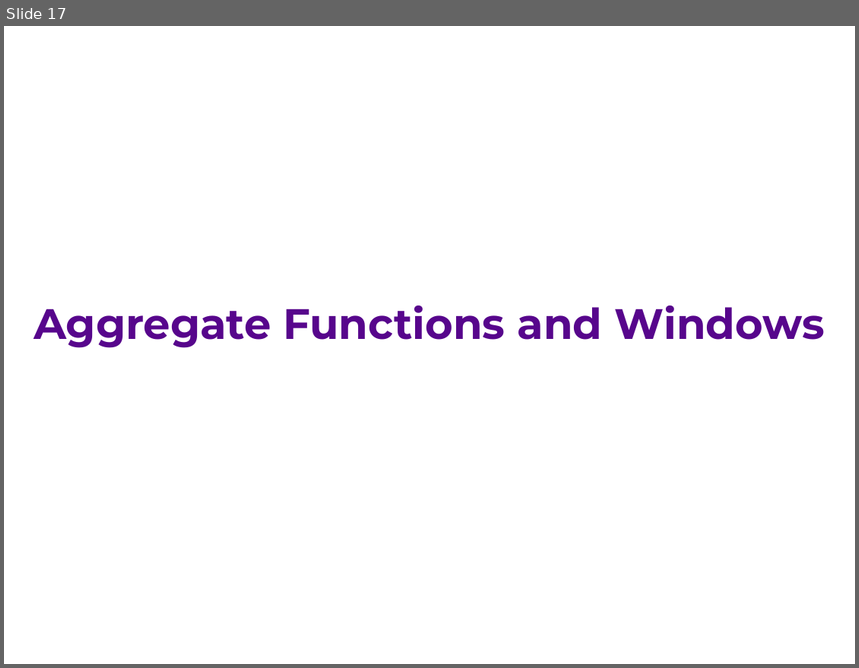
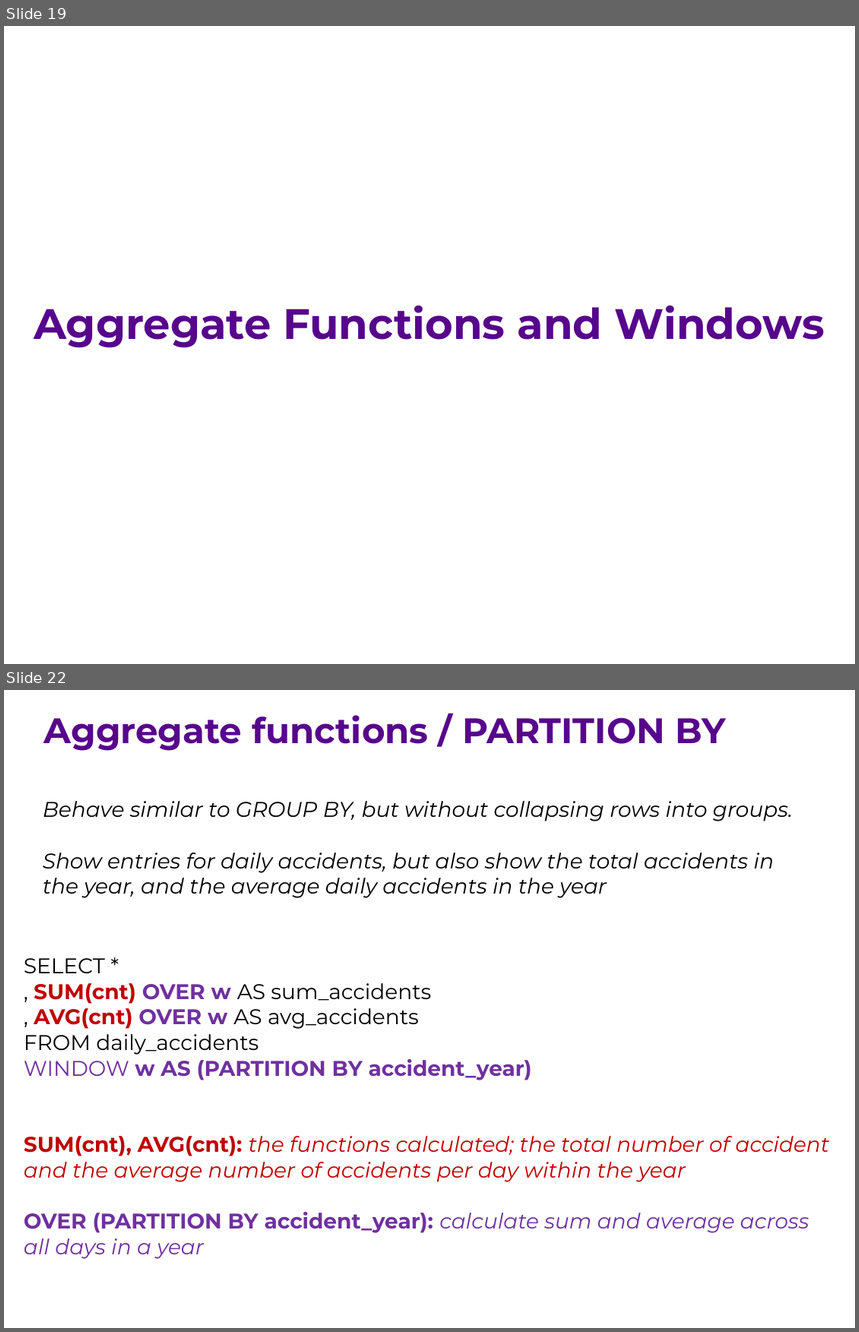
Before and after one commit to ipeirotis/introduction-to-databases, a slide deck: session7/G-Window_queries.pptx. Shown one above the other, each under a label of ours: slide 17 before the commit, slides 19 and 22 after it; the slides between them are not shown. The pictures are 859x668 and 859x1332 pixels, drawn with LibreOffice and Linux fonts; fonts in the diff are those of the drawing. Boxes give left, top, right and bottom in pixels: in the first picture for what was removed or moved away, otherwise in the second. Text is boxed around its words. In the diff, an @@ line names an element or a change of style, - is before the commit and + after.

```diff
--- a/session7/G-Window_queries.pptx
+++ b/session7/G-Window_queries.pptx
@@ slide 22 added at [4, 690, 855, 1328], background #FFFFFF @@
@@ text added at [44, 715, 726, 751], 30 pt, text #57068C, bold @@
+Aggregate functions / PARTITION BY
@@ text added at [43, 801, 793, 898], 18 pt, text #000000, italic @@
+Behave similar to GROUP BY, but without collapsing rows into groups.
+Show entries for daily accidents, but also show the total accidents in the year, and the average daily accidents in the year
@@ text added at [24, 958, 830, 1259], 18 pt, text #C00000 @@
+SELECT *
+, SUM(cnt) OVER w AS sum_accidents
+, AVG(cnt) OVER w AS avg_accidents
+FROM daily_accidents
+WINDOW w AS (PARTITION BY accident_year)
+SUM(cnt), AVG(cnt): the functions calculated; the total number of accident and the average number of accidents per day within the year
+OVER (PARTITION BY accident_year): calculate sum and average across all days in a year
@@ what was slide 17 is now slide 19 @@
```
Also in this commit, not shown: 4 slides changed, 10 other slides added.
